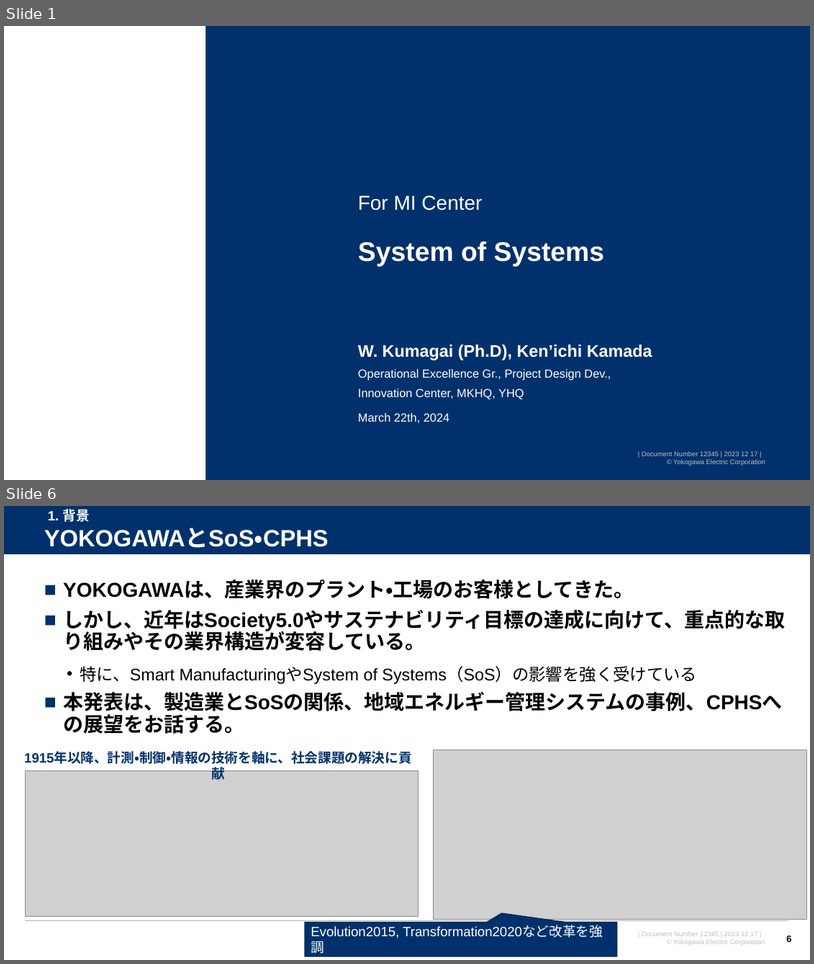
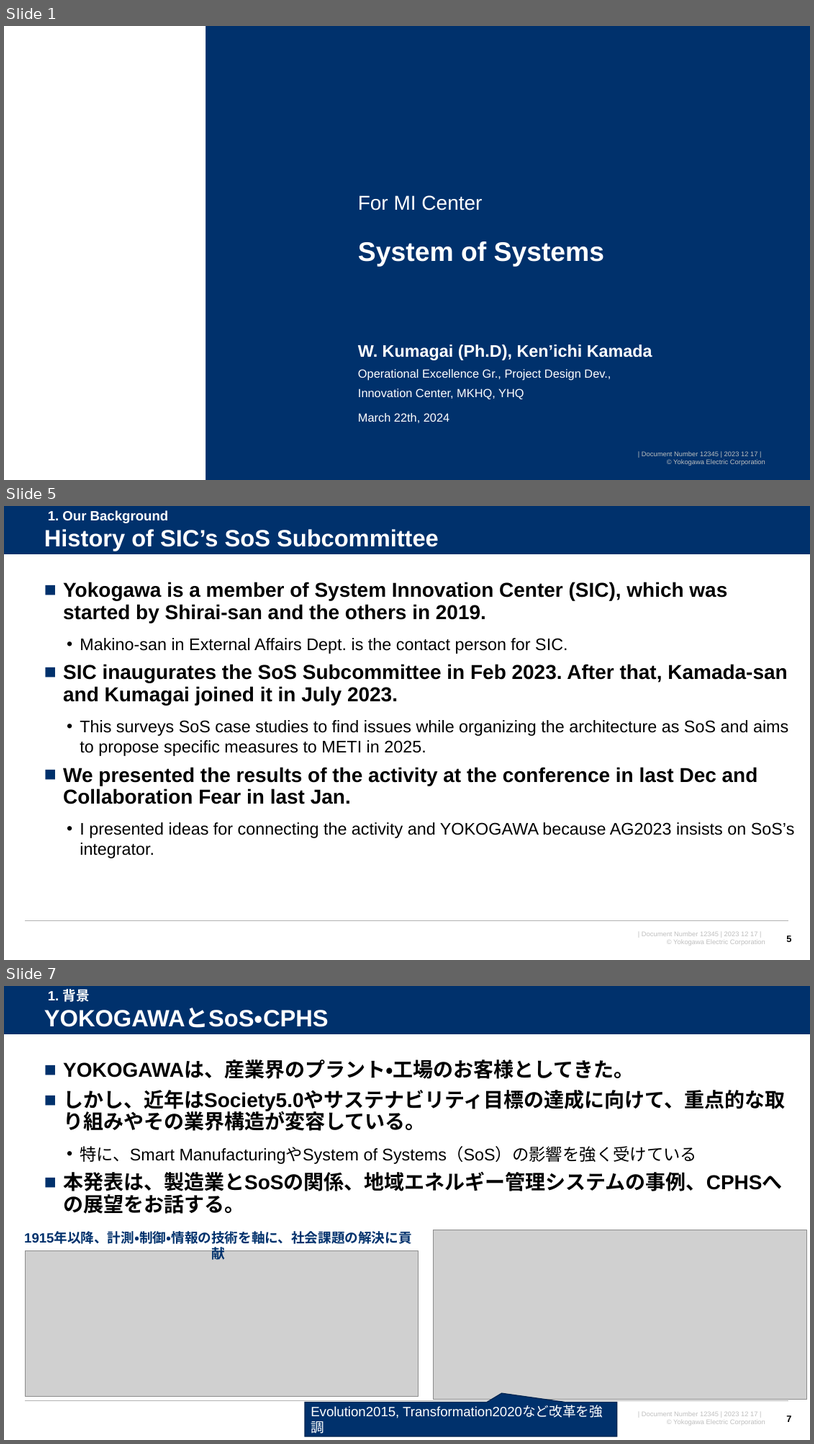
Before and after one commit to watarukumagai-git/opt, a slide deck: SoS/240322_SoS_kumagai.pptx. Shown one above the other, each under a label of ours: slides 1 and 6 before the commit, slides 1, 5 and 7 after it; the slides between them are not shown. The pictures are 814x964 and 814x1444 pixels, drawn with LibreOffice and Linux fonts; fonts in the diff are those of the drawing; grey boxes stand for pictures; background and template pictures are left out. Boxes give left, top, right and bottom in pixels: in the first picture for what was removed or moved away, otherwise in the second. Text is boxed around its words. In the diff, an @@ line names an element or a change of style, - is before the commit and + after.

```diff
--- a/SoS/240322_SoS_kumagai.pptx
+++ b/SoS/240322_SoS_kumagai.pptx
@@ slide 5 added at <box>4,506,810,960</box>, background #FFFFFF; not listed: 4 template elements that a slide beside it also shows @@
@@ text added at <box>48,510,169,523</box>, 16 pt, text #FFFFFF, bold @@
+1. Our Background
@@ text added at <box>44,529,439,551</box>, 28 pt, text #FFFFFF, bold @@
+History of SIC’s SoS Subcommittee
@@ text added at <box>63,582,795,858</box>, 24 pt, text #000000, bold @@
+■ Yokogawa is a member of System Innovation Center (SIC), which was started by Shirai-san and the others in 2019.
+  • Makino-san in External Affairs Dept. is the contact person for SIC.
+■ SIC inaugurates the SoS Subcommittee in Feb 2023. After that, Kamada-san and Kumagai joined it in July 2023.
+  • This surveys SoS case studies to find issues while organizing the architecture as SoS and aims to propose specific measures to METI in 2025.
+■ We presented the results of the activity at the conference in last Dec and Collaboration Fear in last Jan.
+  • I presented ideas for connecting the activity and YOKOGAWA because AG2023 insists on SoS’s integrator.
@@ page number added at <box>787,935,792,942</box>, 11 pt, text #000000, bold @@
+5
@@ what was slide 6 is now slide 7 @@
@@ page number at <box>787,1415,792,1422</box>: text changed @@
-6
+7
```
Also in this commit, not shown: 5 slides changed, 3 other slides added, 2 slides removed, 1 other file.
